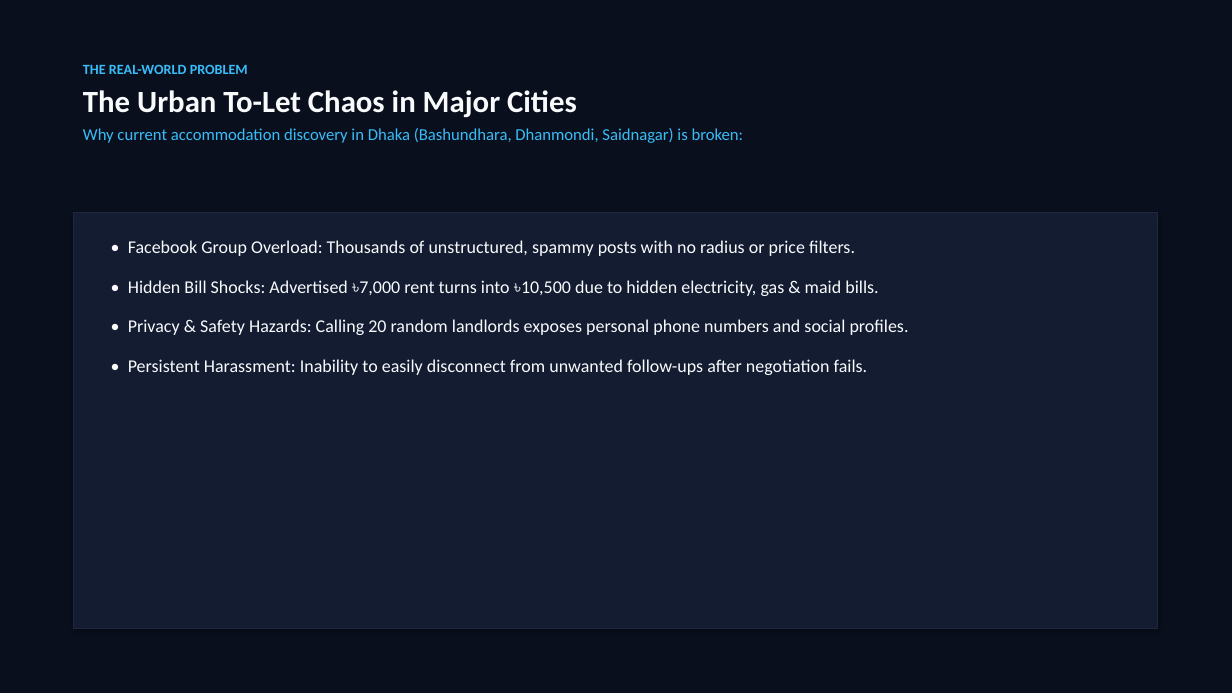
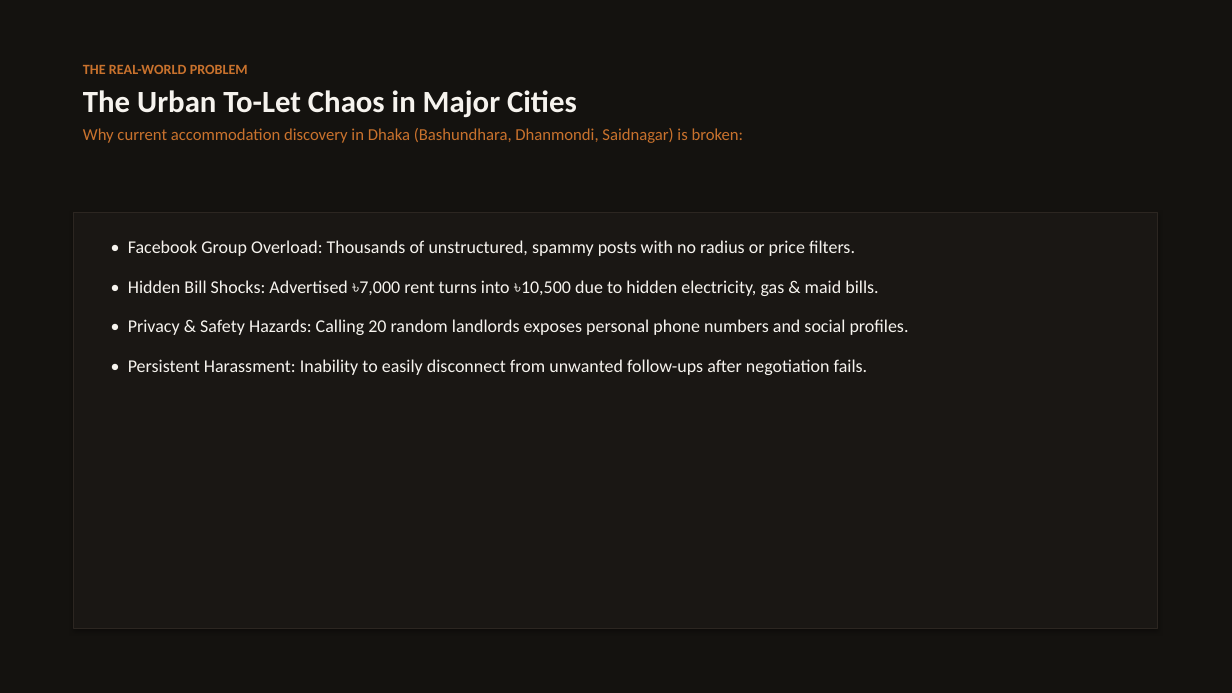
Before and after one commit to wasi-747/1-month-training-resources, a slide deck: slide 2 of Week-4-NextJS-FullStack/tolet-nest/ToLetNest_Presentation.pptx. Drawn at 1232x693 pixels with LibreOffice and Linux fonts; fonts in the diff are those of the drawing. Boxes give left, top, right and bottom in pixels: in the first picture for what was removed or moved away, otherwise in the second. Text is boxed around its words. In the diff, an @@ line names an element or a change of style, - is before the commit and + after.

Commit message:
style(tolet-nest): redesign visual identity with Dhaka-grounded warm charcoal/terracotta palette, Space Grotesk typography, and architectural radar

```diff
--- a/Week-4-NextJS-FullStack/tolet-nest/ToLetNest_Presentation.pptx
+++ b/Week-4-NextJS-FullStack/tolet-nest/ToLetNest_Presentation.pptx
@@ rectangle at box(0, 0, 1232, 693): fill #0A0F1D to #14120F; outline #0A0F1D 0.75 pt to #14120F 0.75 pt @@
@@ text "THE REAL-WORLD PROBLEM" at box(83, 64, 744, 143): text colour #38BDF8 to #C9722D in "THE REAL-WORLD PROBLEM", "Why current accommodation discovery in Dhaka (Bashundhara, ..."; text colour #F8FAFC to #F6F3EE in "The Urban To-Let Chaos in Major Cities" @@
@@ rectangle at box(74, 213, 1158, 628): fill #131C31 to #1A1714; outline #1E293B 0.75 pt to #2C2621 0.75 pt @@
@@ text "• Facebook Group Overload: Thousands ..." at box(128, 240, 909, 375): text colour #F8FAFC to #F6F3EE @@
```
Also in this commit, not shown: 9 other slides changed, 7 other files.
